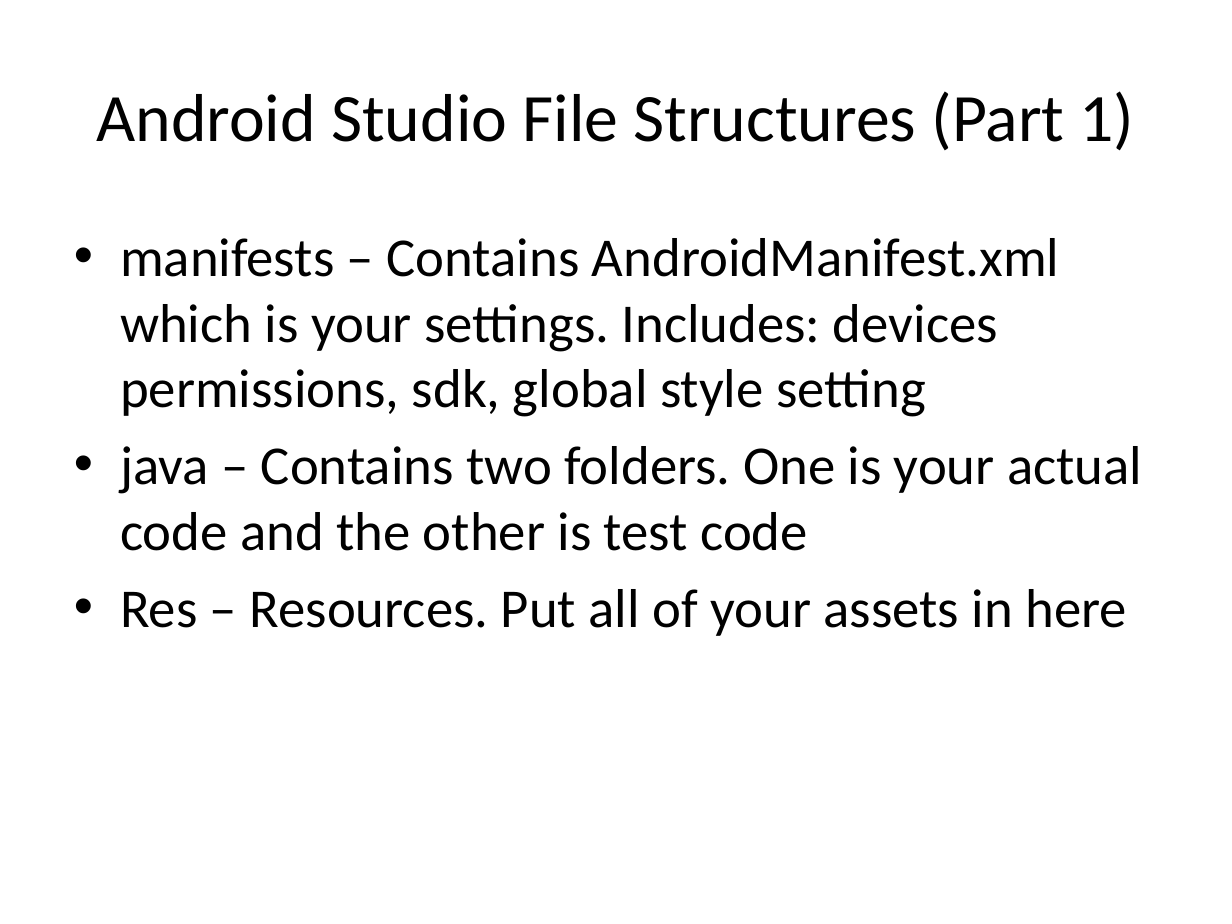
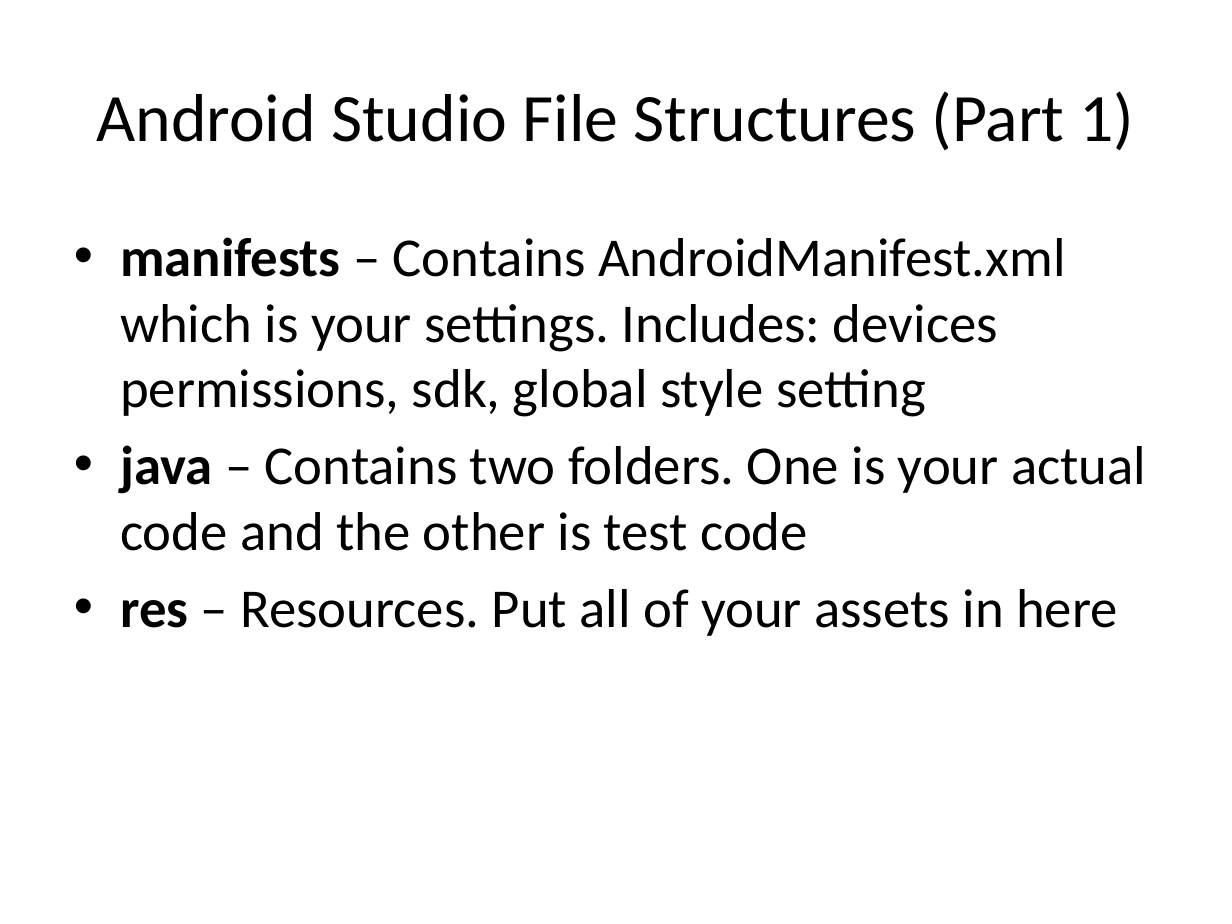
Before and after one commit to chang47/AndroidTutorial, a slide deck: slide 15 of Lesson1 First App/Android Lesson 1.pptx (slide 7 before the commit). Drawn at 1232x924 pixels with LibreOffice and Linux fonts; fonts in the diff are those of the drawing. Boxes give left, top, right and bottom in pixels: in the first picture for what was removed or moved away, otherwise in the second. Text is boxed around its words. In the diff, an @@ line names an element or a change of style, - is before the commit and + after.

```diff
--- a/Lesson1 First App/Android Lesson 1.pptx
+++ b/Lesson1 First App/Android Lesson 1.pptx
@@ text at (120, 237, 1146, 551): bold on in "manifests", "java" @@
@@ text at (120, 589, 1118, 636): text changed @@
-• Res – Resources. Put all of your assets in here
+• res – Resources. Put all of your assets in here
```
Also in this commit, not shown: 7 other slides changed, 26 slides added, 1 slide removed, 30 other files.
